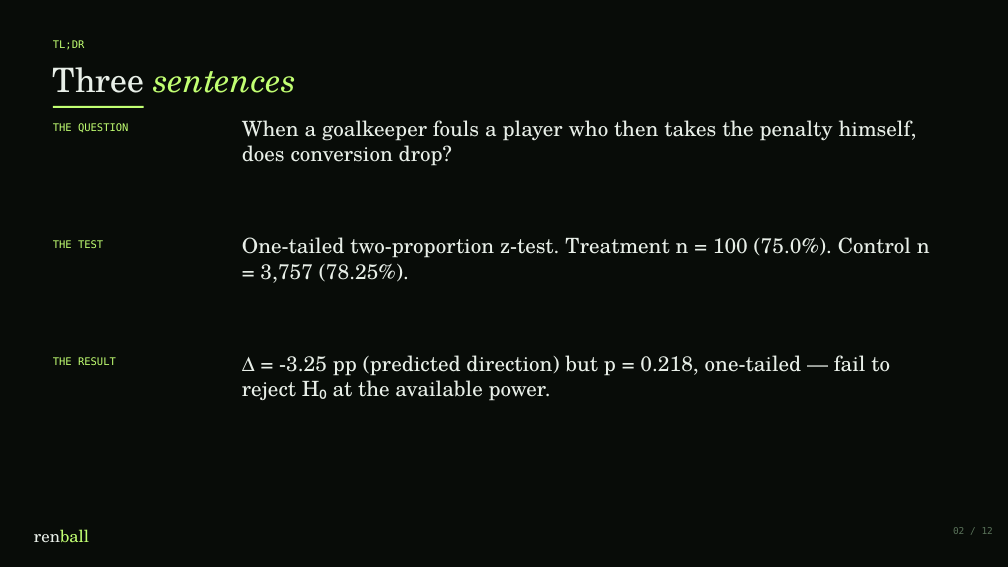
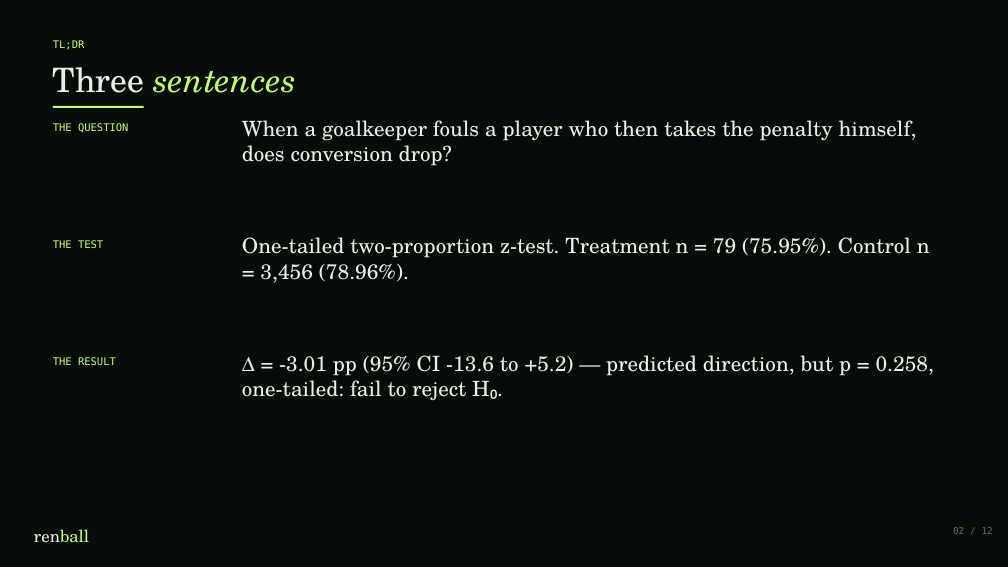
Before and after one commit to koeymenc/renball, a slide deck: slide 2 of projects/01-penalty-analysis/slides.pptx. Drawn at 1008x567 pixels with LibreOffice and Linux fonts; fonts in the diff are those of the drawing. Boxes give left, top, right and bottom in pixels: in the first picture for what was removed or moved away, otherwise in the second. Text is boxed around its words. In the diff, an @@ line names an element or a change of style, - is before the commit and + after.

```diff
--- a/projects/01-penalty-analysis/slides.pptx
+++ b/projects/01-penalty-analysis/slides.pptx
@@ text at (x1=242, y1=237, x2=930, y2=283): text changed @@
-One-tailed two-proportion z-test. Treatment n = 100 (75.0%). Control n = 3,757 (78.25%).
+One-tailed two-proportion z-test. Treatment n = 79 (75.95%). Control n = 3,456 (78.96%).
@@ text at (x1=242, y1=355, x2=934, y2=400): text changed @@
-Δ = -3.25 pp (predicted direction) but p = 0.218, one-tailed — fail to reject H₀ at the available power.
+Δ = -3.01 pp (95% CI -13.6 to +5.2) — predicted direction, but p = 0.258, one-tailed: fail to reject H₀.
```
Also in this commit, not shown: 7 other slides changed, 31 other files.
